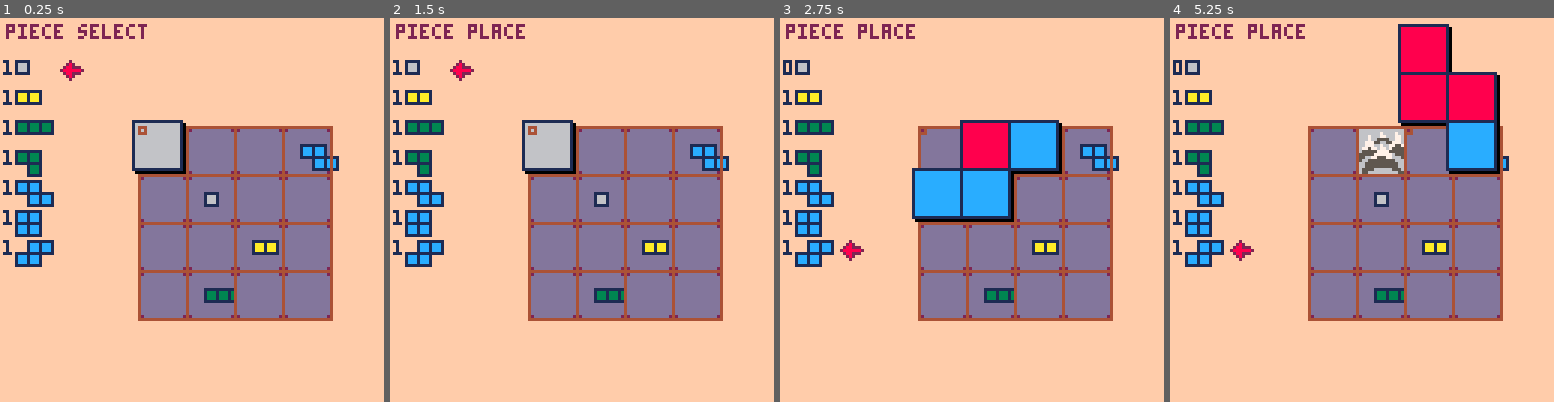
Above: before the commit, frames 1-4 (left to right).
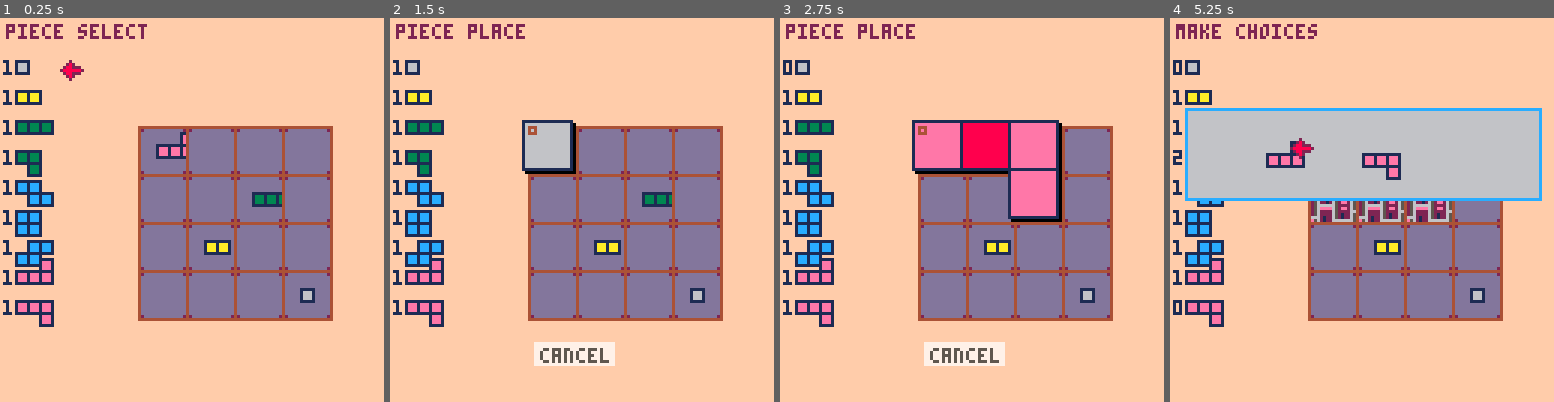
Above: after the commit, the same moments.

Repository: m-r-hunt/Pico-8-Carts
Game: PICO-8 cartridge bprk.p8
The game is run twice, just before and just after one commit, with the same random seed, the same clock (stepped at 60 frames per second) and the same inputs.
Inputs:
- Up to frame 1 (0.25 s): no input
- Up to frame 2 (1.5 s): tap X (X key) at 0.33, 1.07 s; tap O (Z key) at 0.7 s
- Up to frame 3 (2.75 s): hold Right 1.6-2.1 s; tap O (Z key) at 1.7, 2.1, 2.5 s; tap X (X key) at 1.85 s; hold Up 2.15-2.42 s; hold Right from 2.47 s (still down)
- Up to frame 4 (5.25 s): tap O (Z key) every 0.4 s from 2.9 to 4.9 s; tap X (X key) at 2.97, 4.08, 5.2 s; release Right at 3.03 s; hold Left 3.08-3.58 s; hold Down 3.63-3.97 s; hold Right 4.02-4.68 s; hold Up 4.73-5.03 s; hold Left from 5.08 s (still down)

The runs differ from the first frame. In frame 1, 4.9% of the frame differs, in the area x 0-89%, y 26-81%; in frame 2, 4.6%; in frame 3, 12%; in frame 4, 31%, in the area x 0-97%, y 1-81%.

Commit message:
Gameplay surprisingly functional

Diff:
--- a/bprk.p8
+++ b/bprk.p8
@@ -11,18 +11,23 @@
  {{0,0},{1,0},{1,1},{2,1},spriten=7,previewc=12},
  {{0,0},{1,0},{0,1},{1,1},spriten=7,previewc=12},
  {{0,1},{1,1},{1,0},{2,0},spriten=7,previewc=12},
+ {{0,0},{1,0},{2,0},{2,-1},spriten=11,previewc=14},
+ {{0,0},{1,0},{2,0},{2,1},spriten=11,previewc=14},
 }
 
+--powerup option defs
 mountain={1}
 sand={2}
 forest={3,4}
-ocean={5,6}
+ocean={5,6,7}
+city={8,9}
 
 mode="piece select"
 selected_piece=1
 px=1
 py=1
 pr=0
+cancel_selected=false
 grid={
  {0,0,0,0},
  {0,0,0,0},
@@ -58,6 +63,7 @@
  for i=1,#piece_defs do
   piece_pool[i]=1
  end
+ new_board()
 end
 
 function _update()
@@ -85,17 +91,73 @@
  if btnp(4) then
   if piece_pool[selected_piece]>=1 then
   	mode="piece place"
+	 	px=1
+	 	py=1
+	 	pr=0
+	 	cancel_selected=false
   else
    --feedback?
   end
  end
 end
 
+function board_is_full()
+ local any_empty=false
+ for y=1,4 do
+  for x=1,4 do
+   any_empty=any_empty or (grid[y][x]==0)
+  end
+ end
+ return not any_empty
+end
+
+function rand_swap(t)
+ local t1=flr(rnd(#t))+1
+ local t2=flr(rnd(#t))+1
+ local tmp=t[t1]
+ t[t1]=t[t2]
+ t[t2]=tmp
+end
+
+function new_board()
+ for y=1,4 do
+  for x=1,4 do
+   grid[y][x]=0
+   grid_powerups[y][x]=0
+  end
+ end
+ xs={1,2,3,4}
+ ys={1,2,3,4}
+ powerups={
+  mountain,
+  sand,
+  forest,
+  ocean,
+  city,
+ }
+ for shufs=1,20 do
+  rand_swap(xs)
+  rand_swap(ys)
+  rand_swap(powerups)
+ end
+
+ for i=1,4 do
+  x=xs[i]
+  y=ys[i]
+  grid_powerups[y][x]=powerups[i]
+ end
+end
+
 function update_piece_place()
+ if not cancel_selected then
 	if (btnp(0)) px-=1
 	if (btnp(1)) px+=1
 	if (btnp(2)) py-=1
-	if (btnp(3)) py+=1
+	if py==4 and btnp(3) then
+	 cancel_selected=true
+	elseif btnp(3) then
+  py+=1
+ end
 	px=mid(1,px,4)
 	py=mid(1,py,4)
 
@@ -118,11 +180,19 @@
 	 		mode="piece select"
 	 	end
 	 	selected_piece=1
-	 	px=1
-	 	py=1
-	 	pr=0
+	 	if board_is_full() then
+	 	 new_board()
+	 	end
 	 else
 	 	--feedback?
+	 end
+	end
+	else
+	 if btnp(2) then
+	  cancel_selected=false
+	 end
+	 if btnp(4) then
+	  mode="piece select"
 	 end
 	end
 end
@@ -227,7 +297,7 @@
   local ybase=10*(i)+4
  	draw_piece_preview(i,5,ybase)
  	print(piece_pool[i],1,ybase)
- 	if i==selected_piece then
+ 	if i==selected_piece and mode=="piece select" then
  		spr(2,20,ybase)
  	end
  end
@@ -243,8 +313,15 @@
  end
  line(gridx+16,gridy+5*16,gridx+5*16,gridy+5*16,4)
  line(gridx+5*16,gridy+16,gridx+5*16,gridy+5*16,4)
- draw_piece(selected_piece,gridx+px*16-2,gridy+py*16-2)
- rect(gridx+px*16,gridy+py*16,gridx+px*16+2,gridy+py*16+2,4)
+ if mode=="piece place" then
+ 	draw_piece(selected_piece,gridx+px*16-2,gridy+py*16-2)
+ 	rect(gridx+px*16,gridy+py*16,gridx+px*16+2,gridy+py*16+2,4)
+ 	rectfill(48,108,74,115,7)
+ 	print("cancel",50,110,5)
+ 	if cancel_selected then
+ 	 spr(2,74,108)
+ 	end
+ end
 
  if mode=="make choices" then
  	rect(5,30,128-5,60,12)
@@ -259,22 +336,22 @@
 end
 
 __gfx__
-00000000333bb3330002000044444444444444444444444444444444444444444444444444444444444444440000000000000000000000000000000000000000
-0000000033bbbb3300282000433333333333333349999999999999994ccccccccccccccc46666666666666660000000000000000000000000000000000000000
-0070070033bbbb33028822204333333333333333499fff999999fff94c777ccccccccccc46666666766667660000000000000000000000000000000000000000
-0007700033bbbb33288888824333333333bbb33349fffff999ffffff4cccccccccc777cc46667666776667760000000000000000000000000000000000000000
-000770003334433302882220433333333bbbbb3349999999999999994ccccccccccccccc46667665555667760000000000000000000000000000000000000000
-00700700333443330028200043333333bbb2bbb349999999fffff9994ccccddddccccccc46677755665577760000000000000000000000000000000000000000
-00000000334444330002000043333333bb22bbb3499999ffffffff994cccddddddcccccc46677766766775570000000000000000000000000000000000000000
-00000000333333330000000043333333bb44bb5349999ffffffffff94ccddddddccccccc46775776776755550000000000000000000000000000000000000000
-400000004444444400000000433bbb335544553349999999999999994ccccccccccc7ccc46555557777555550000000000000000000000000000000000000000
-40000000000000000000000043bbbbb33544533349fff999999999994ccccccccccccccc45555577777765550000000000000000000000000000000000000000
-40000000000000000000000043bb2bb3333333334999999999999fff4cc77cccdddddccc45566775557766650000000000000000000000000000000000000000
-40000000000000000000000043b24b533333333349999ffffff999994cccccdddddddddc45665555555556660000000000000000000000000000000000000000
-40000000000000000000000043544553333333334999ffffffff99994cccddddddddddcc46655555555555660000000000000000000000000000000000000000
-4000000000000000000000004354453333333333499ffffffffff9994cccccdddddddccc46655555555555660000000000000000000000000000000000000000
-400000000000000000000000433333333333333349999999999999994c77cccccccccccc46555566666655560000000000000000000000000000000000000000
-400000000000000000000000433333333333333349999999999999994ccccccccccccccc46556666666666550000000000000000000000000000000000000000
+00000000333bb3330002000044444444444444444444444444444444444444444444444444444444444444444444444444444444000000000000000000000000
+0000000033bbbb3300282000433333333333333349999999999999994ccccccccccccccc46666666666666664e566666652ee265000000000000000000000000
+0070070033bbbb33028822204333333333333333499fff999999fff94c777ccccccccccc46666666766667664256eeee65222265000000000000000000000000
+0007700033bbbb33288888824333333333bbb33349fffff999ffffff4cccccccccc777cc46667666776667764256222265221266000000000000000000000000
+000770003334433302882220433333333bbbbb3349999999999999994ccccccccccccccc466676655556677642562ee265221265000000000000000000000000
+00700700333443330028200043333333bbb2bbb349999999fffff9994ccccddddccccccc46677755665577764256222266666665000000000000000000000000
+00000000334444330002000043333333bb22bbb3499999ffffffff994cccddddddcccccc466777667667755742562ee265eeee65000000000000000000000000
+00000000333333330000000043333333bb44bb5349999ffffffffff94ccddddddccccccc46775776776755554666222265222265000000000000000000000000
+400000004444444400000000433bbb335544553349999999999999994ccccccccccc7ccc46555557777555554e56221265222265000000000000000000000000
+40000000000000000000000043bbbbb33544533349fff999999999994ccccccccccccccc455555777777655542562212652ee265000000000000000000000000
+40000000000000000000000043bb2bb3333333334999999999999fff4cc77cccdddddccc45566775557766654256666665222265000000000000000000000000
+40000000000000000000000043b24b533333333349999ffffff999994cccccdddddddddc45665555555556664256eeee652ee265000000000000000000000000
+40000000000000000000000043544553333333334999ffffffff99994cccddddddddddcc46655555555555664256222265222266000000000000000000000000
+4000000000000000000000004354453333333333499ffffffffff9994cccccdddddddccc46655555555555664256222265212265000000000000000000000000
+400000000000000000000000433333333333333349999999999999994c77cccccccccccc46555566666655564666212265212265000000000000000000000000
+400000000000000000000000433333333333333349999999999999994ccccccccccccccc46556666666666554e56212266666665000000000000000000000000
 44444444444444440000000000000000000000000000000000000000000000000000000000000000000000000000000000000000000000000000000000000000
 42ddddddddddddd20000000000000000000000000000000000000000000000000000000000000000000000000000000000000000000000000000000000000000
 4ddddddddddddddd0000000000000000000000000000000000000000000000000000000000000000000000000000000000000000000000000000000000000000
